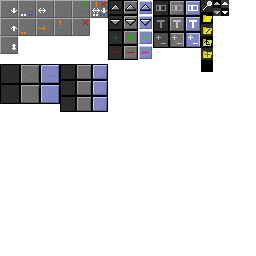
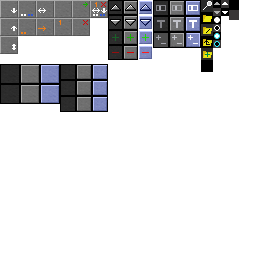
Layer changes from the first 256px x 256px image to the second:
painted on "Icons" over [214, 17, 220, 47]
painted on "Mockup" over [213, 0, 239, 48]
